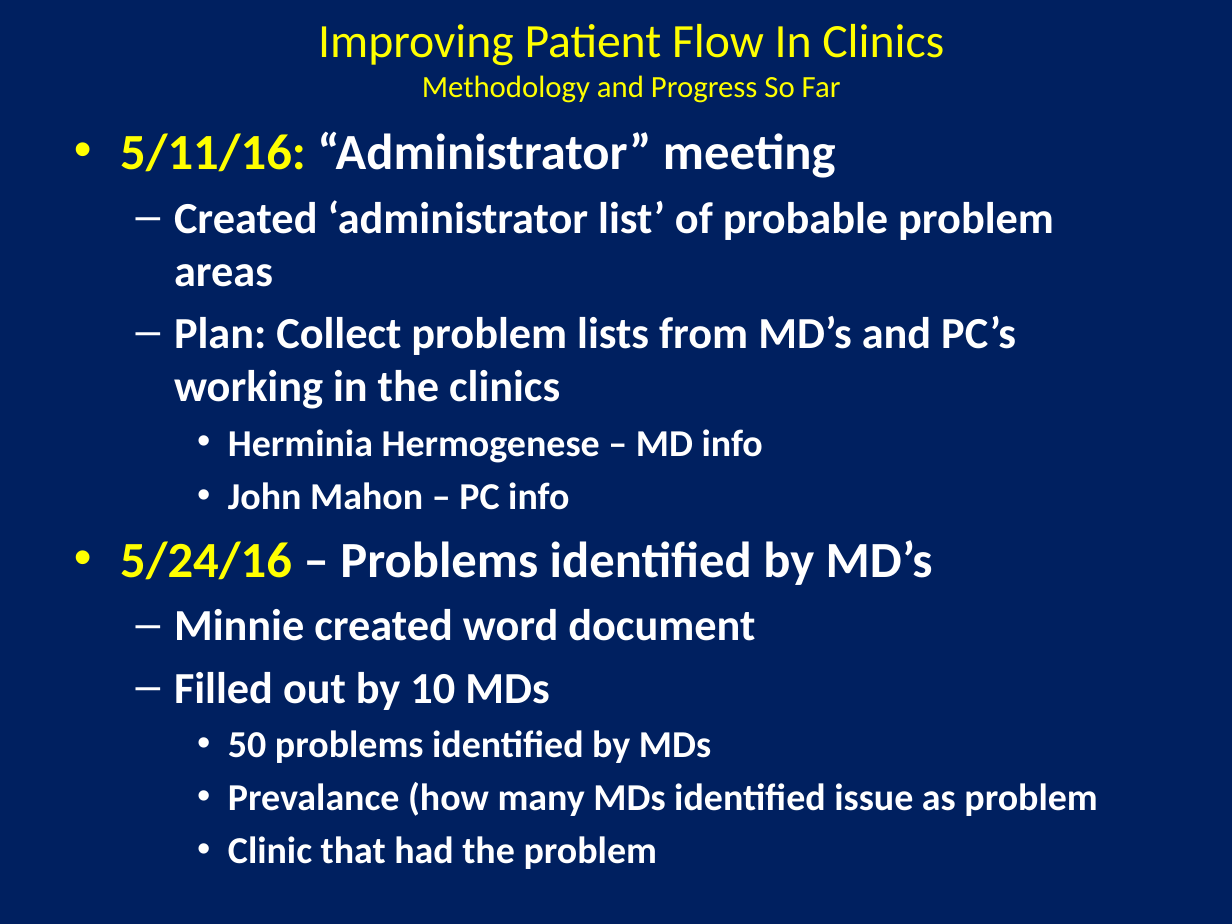
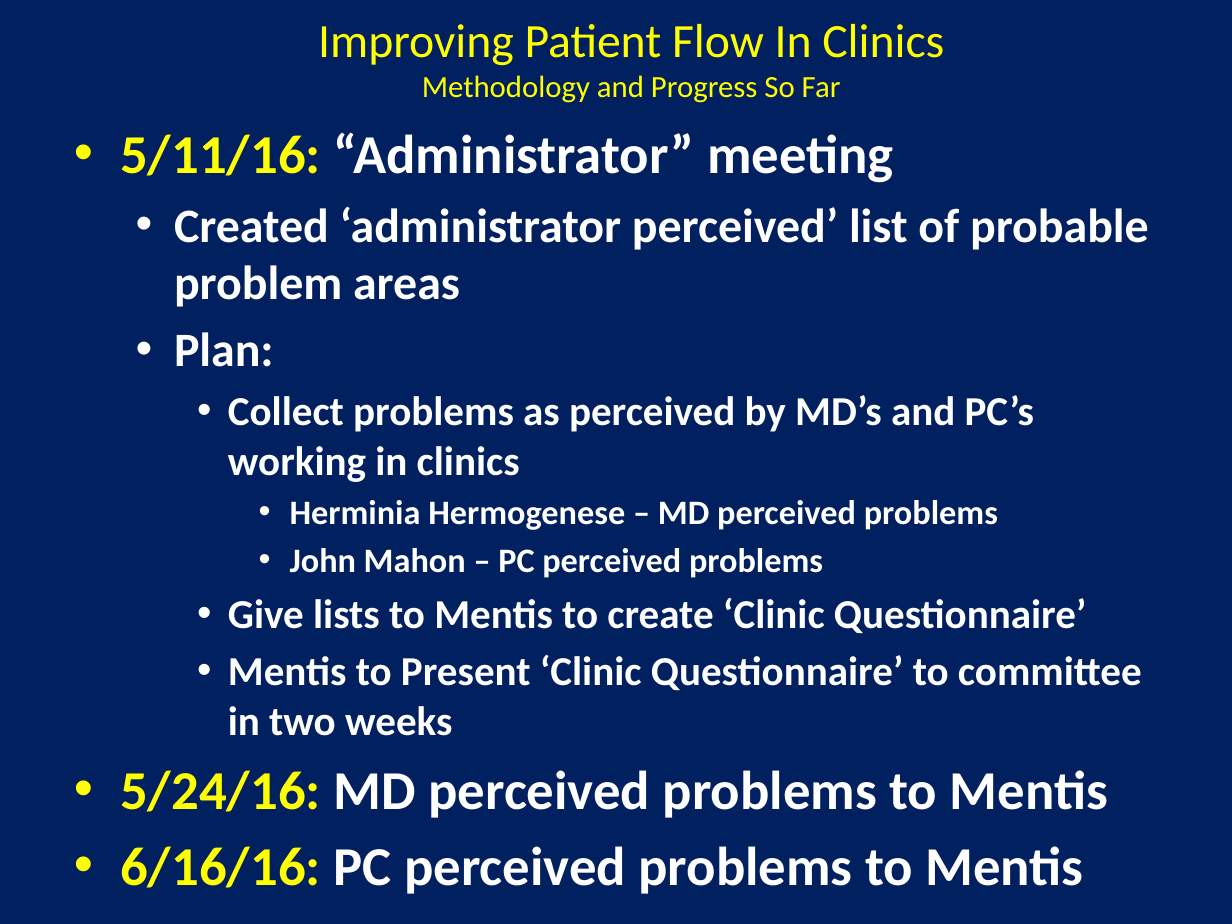
Before and after one commit to marcmentis/OutPatQuestions1, a slide deck: slide 1 of Clinics7_7_16.pptx. Drawn at 1232x924 pixels with LibreOffice and Linux fonts; fonts in the diff are those of the drawing. Boxes give left, top, right and bottom in pixels: in the first picture for what was removed or moved away, otherwise in the second. Text is boxed around its words. In the diff, an @@ line names an element or a change of style, - is before the commit and + after.

```diff
--- a/Clinics7_7_16.pptx
+++ b/Clinics7_7_16.pptx
@@ text at (120, 132, 894, 183): size 29.6 to 32 pt in "5/11/16: “Administrator” meeting" @@
@@ text at (120, 206, 1149, 894): text changed; size 25.9 to 24 pt @@
-  – Created ‘administrator list’ of probable problem areas
-  – Plan: Collect problem lists from MD’s and PC’s working in the clinics
-    • Herminia Hermogenese – MD info
-    • John Mahon – PC info
-• 5/24/16 – Problems identified by MD’s
-  – Minnie created word document
-  – Filled out by 10 MDs
-    • 50 problems identified by MDs
-    • Prevalance (how many MDs identified issue as problem
-    • Clinic that had the problem
+  • Created ‘administrator perceived’ list of probable problem areas
+  • Plan:
+    • Collect problems as perceived by MD’s and PC’s working in clinics
+      • Herminia Hermogenese – MD perceived problems
+      • John Mahon – PC perceived problems
+    • Give lists to Mentis to create ‘Clinic Questionnaire’
+    • Mentis to Present ‘Clinic Questionnaire’ to committee in two weeks
+• 5/24/16: MD perceived problems to Mentis
+• 6/16/16: PC perceived problems to Mentis
```
Also in this commit, not shown: 4 slides added, 3 slides removed.
